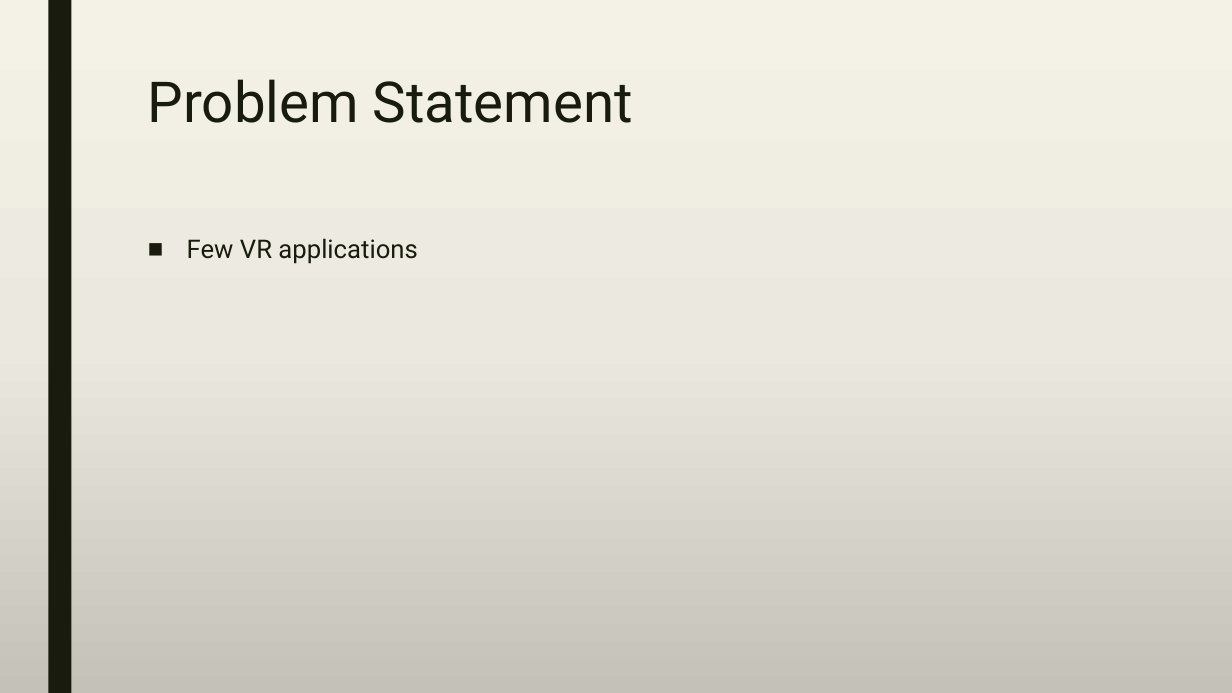
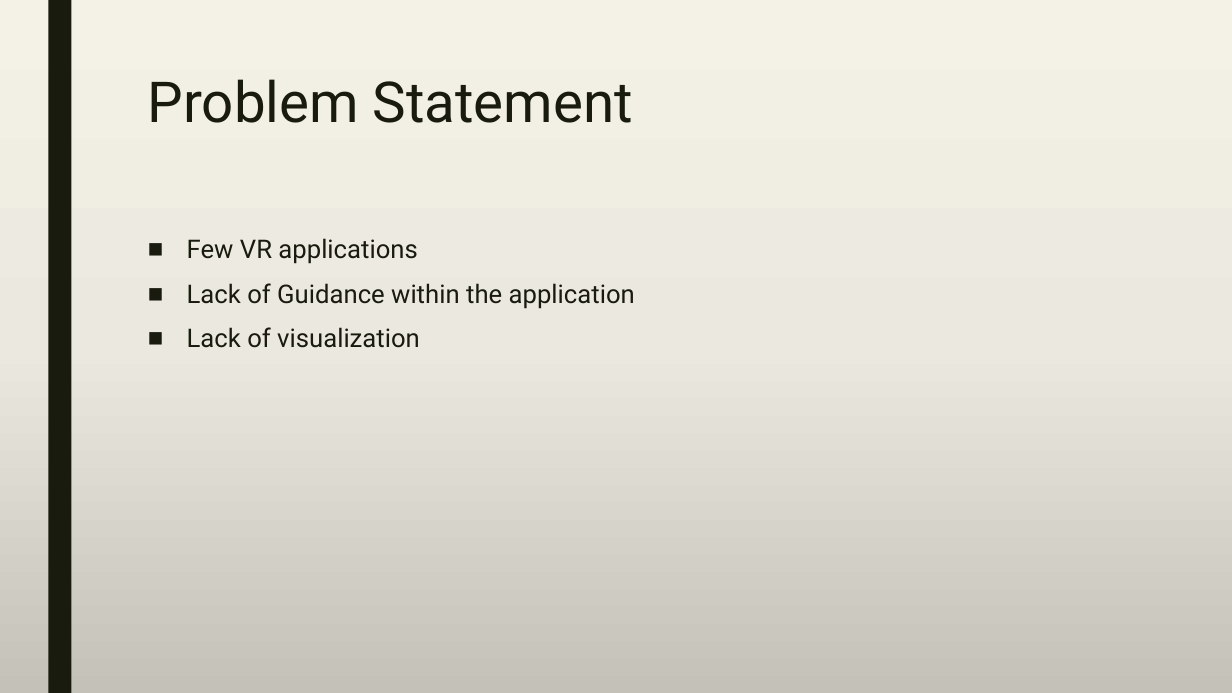
Before and after one commit to A-3li/Capstone, a slide deck: slide 4 of Capstone.pptx. Drawn at 1232x693 pixels with LibreOffice and Linux fonts; fonts in the diff are those of the drawing. Boxes give left, top, right and bottom in pixels: in the first picture for what was removed or moved away, otherwise in the second. Text is boxed around its words. In the diff, an @@ line names an element or a change of style, - is before the commit and + after.

```diff
--- a/Capstone.pptx
+++ b/Capstone.pptx
@@ text at box(187, 283, 635, 348): paragraphs added @@
+■ Lack of Guidance within the application
+■ Lack of visualization
```
Also in this commit, not shown: 6 other slides changed, 4 slides added, 1 slide removed.
